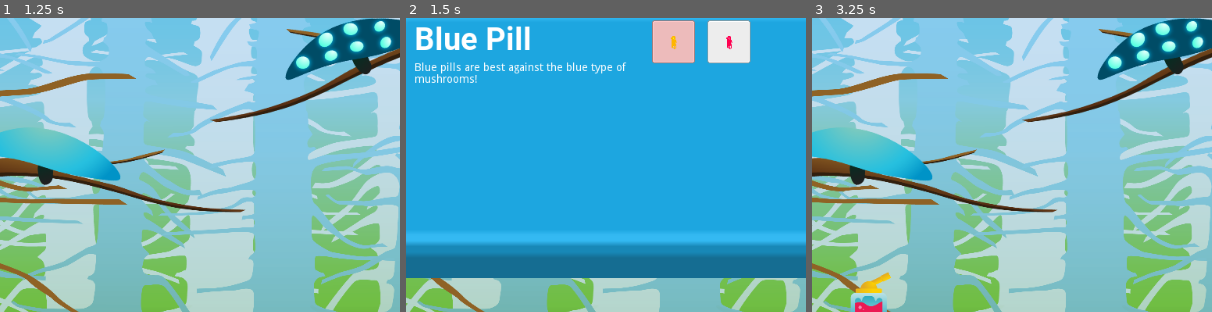
Above: before the commit, frames 1-3 (left to right).
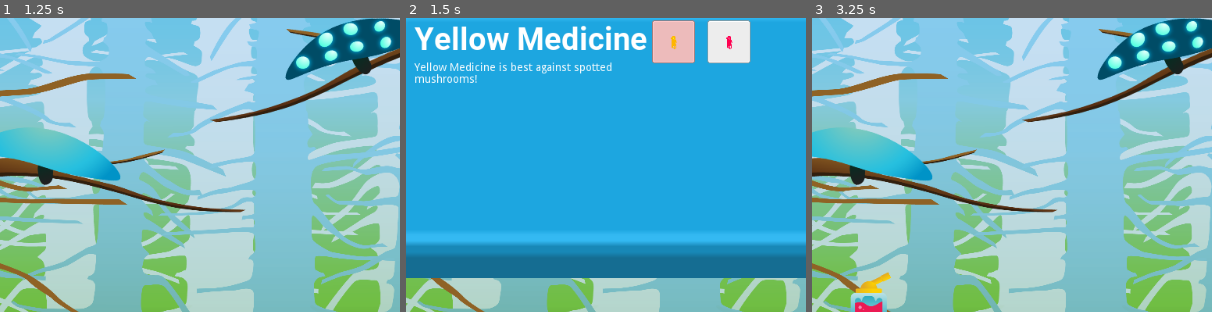
Above: after the commit, the same moments.

Repository: kleimaj/gaming-club-dev
Game: Godot game, scene res://Scenes/Game.tscn
The game is run twice, just before and just after one commit, with the same random seed, the same clock (stepped at 60 frames per second) and the same inputs.
Inputs (mouse positions are % of the whole screen's width and height, from its top left):
- Up to frame 1 (1.25 s): click (9, 98) at 0.5 s
- Up to frame 2 (1.5 s): click (92, 94) at 1.25 s
- Up to frame 3 (3.25 s): click "X" at 2 s; move the mouse to (72, 45) at 2.77 s; hold D (forward) from 2.78 s (still down); click (72, 45) at 2.85 s
The pictures show only the part of the screen within x 20-70%, y 30-80%; the shares and areas given below are measured in that part.

Frame 1 is identical in both runs. In frame 2, 3.5% of the frame differs, in the area x 2-61%, y 2-20%; in frame 3, nothing differs.

Commit message:
changes projectile names to match colors, adds meta type tag to bullets

Diff:
--- a/Scenes/Game.tscn
+++ b/Scenes/Game.tscn
@@ -18,6 +18,7 @@
 [ext_resource path="res://Scenes/ProgressBar.gd" type="Script" id=16]
 [ext_resource path="res://Scenes/evilMist.gd" type="Script" id=17]
 [ext_resource path="res://Scenes/Enemy/Blue Spotted Mushroom.tscn" type="PackedScene" id=18]
+[ext_resource path="res://Scripts/Enemy.gd" type="Script" id=19]
 [ext_resource path="res://Assets/GFX/background/ground.png" type="Texture" id=28]
 [ext_resource path="res://Assets/GFX/background/background/bgLayer3.png" type="Texture" id=30]
 [ext_resource path="res://Assets/GFX/background/background/bgLayer2.png" type="Texture" id=34]
@@ -87,6 +88,10 @@
 [node name="Blue Mushroom" parent="Enemies" instance=ExtResource( 18 )]
 position = Vector2( 658.284, 222.651 )
 rotation = -0.289871
+scale = Vector2( 0.50361, 0.50361 )
+collision_layer = 4
+collision_mask = 2
+script = ExtResource( 19 )
 
 [node name="Mist" type="Sprite" parent="."]
 visible = false
--- a/Scenes/Interface/Backpack.tscn
+++ b/Scenes/Interface/Backpack.tscn
@@ -98,7 +98,7 @@
 "_edit_use_anchors_": false
 }
 
-[node name="Blue Pill" type="TextureRect" parent="Background/HBoxContainer/ItemGrid/Slot0"]
+[node name="Yellow Medicine" type="TextureRect" parent="Background/HBoxContainer/ItemGrid/Slot0"]
 anchor_left = 0.5
 anchor_top = 0.5
 anchor_right = 0.5
@@ -117,7 +117,7 @@
 visible = false
 margin_right = 40.0
 margin_bottom = 14.0
-text = "green"
+text = "yellow"
 __meta__ = {
 "_edit_use_anchors_": false
 }
@@ -140,7 +140,7 @@
 "_edit_use_anchors_": false
 }
 
-[node name="Red Pill" type="TextureRect" parent="Background/HBoxContainer/ItemGrid/Slot1"]
+[node name="Pink Medicine" type="TextureRect" parent="Background/HBoxContainer/ItemGrid/Slot1"]
 anchor_left = 0.5
 anchor_top = 0.5
 anchor_right = 0.5
@@ -159,7 +159,7 @@
 visible = false
 margin_right = 40.0
 margin_bottom = 14.0
-text = "red"
+text = "pink"
 __meta__ = {
 "_edit_use_anchors_": false
 }
--- a/Scenes/Tank/Bullet.tscn
+++ b/Scenes/Tank/Bullet.tscn
@@ -12,14 +12,14 @@
 
 [sub_resource type="SpriteFrames" id=1]
 animations = [ {
+"frames": [ ExtResource( 1 ), ExtResource( 4 ), ExtResource( 3 ), ExtResource( 5 ) ],
+"loop": true,
+"name": "pink",
+"speed": 5.0
+}, {
 "frames": [ ExtResource( 8 ), ExtResource( 9 ), ExtResource( 7 ), ExtResource( 6 ) ],
 "loop": true,
-"name": "green",
-"speed": 5.0
-}, {
-"frames": [ ExtResource( 1 ), ExtResource( 4 ), ExtResource( 3 ), ExtResource( 5 ) ],
-"loop": true,
-"name": "red",
+"name": "yellow",
 "speed": 5.0
 } ]
 
@@ -41,7 +41,7 @@
 rotation = 1.56789
 scale = Vector2( 0.838902, 0.955754 )
 frames = SubResource( 1 )
-animation = "green"
+animation = "yellow"
 speed_scale = 5.0
 
 [node name="CollisionShape2D" type="CollisionShape2D" parent="."]
--- a/Scripts/Backpack.gd
+++ b/Scripts/Backpack.gd
@@ -16,9 +16,8 @@
 
 # Maps the Item Name to its Description
 var ItemDisplay = {
-	"Blue Pill": "Blue pills are best against the blue type of mushrooms!",
-	"Red Pill": "Red pills are best against the red type of mushrooms!",
-	"Green Pill": "Green pills are best against the green type of mushrooms!",
+	"Yellow Medicine": "Yellow Medicine is best against spotted mushrooms!",
+	"Pink Medicine": "Pink Medicine is best against normal mushrooms!",
 }
 
 # Runs first
--- a/Scripts/Tank.gd
+++ b/Scripts/Tank.gd
@@ -8,7 +8,7 @@
 export (bool) var keyboardControls = true
 
 #var ammo_texture = "res://Assets/GFX/Projectiles/bullet1/1-01.png"
-var spriteAnim = "green"
+var spriteAnim = "yellow"
 var velocity = Vector2()
 var can_shoot = true
 
@@ -69,6 +69,8 @@
 	var b = Bullet.instance()
 	#b.get_node("Sprite").frames.load_path = ammo_texture
 	b.get_node("AnimatedSprite").play(spriteAnim)
+	# Set projectile type (yellow or pink)
+	b.set_meta("type", spriteAnim)
 	owner.add_child(b)
 	b.transform = muzzle.global_transform
 	b.velocity = b.transform.x * bulletSpeed
Not shown: 1 places in Scenes/Game.tscn that only renumber resources
